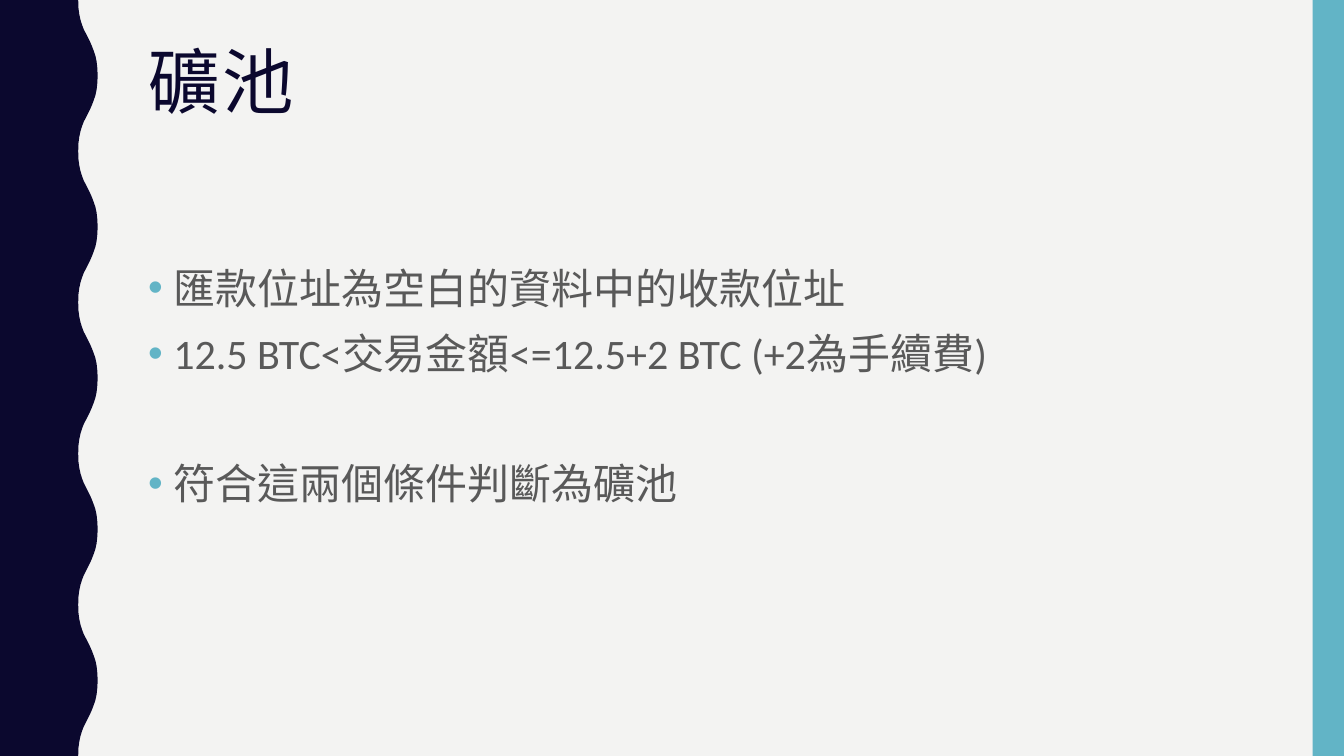
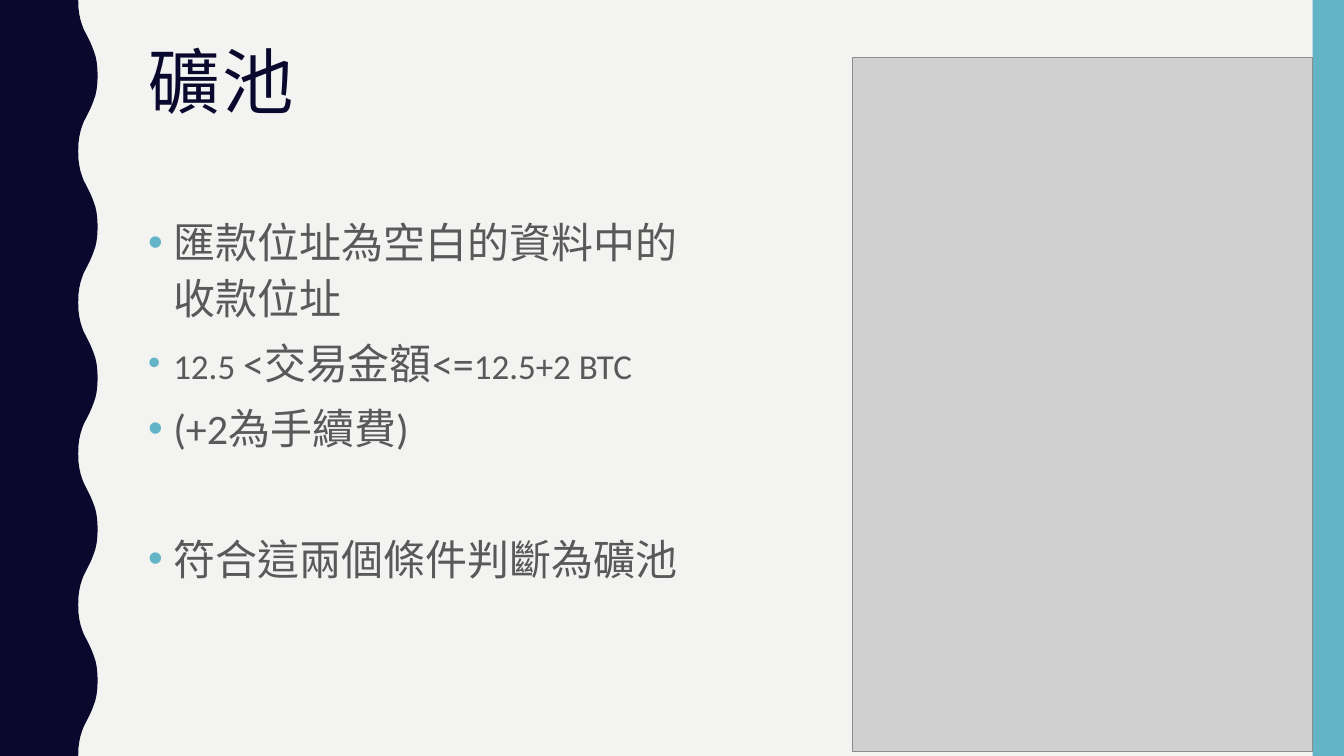
Before and after one commit to Aurako/NCCU2018_distributed-systems_group6, a slide deck: slide 11 of finalproject.pptx. Drawn at 1344x756 pixels with LibreOffice and Linux fonts; fonts in the diff are those of the drawing; grey boxes stand for pictures. Boxes give left, top, right and bottom in pixels: in the first picture for what was removed or moved away, otherwise in the second. Text is boxed around its words. In the diff, an @@ line names an element or a change of style, - is before the commit and + after.

```diff
--- a/finalproject.pptx
+++ b/finalproject.pptx
@@ picture added at box(853, 57, 1314, 752) @@
@@ text "匯款位址為空白的資料中的收款位址": place and size @@
-text "匯款位址為空白的資料中的收款位址" at box(173, 268, 987, 503)
+text "匯款位址為空白的資料中的收款位址" at box(173, 222, 677, 579)
@@ text at box(173, 344, 632, 450): text changed @@
-• 12.5 BTC<交易金額<=12.5+2 BTC (+2為手續費)
+• 12.5 <交易金額<=12.5+2 BTC
+• (+2為手續費)
```
Also in this commit, not shown: 5 other slides changed, 2 slides added, 1 slide removed, 1 other file.
